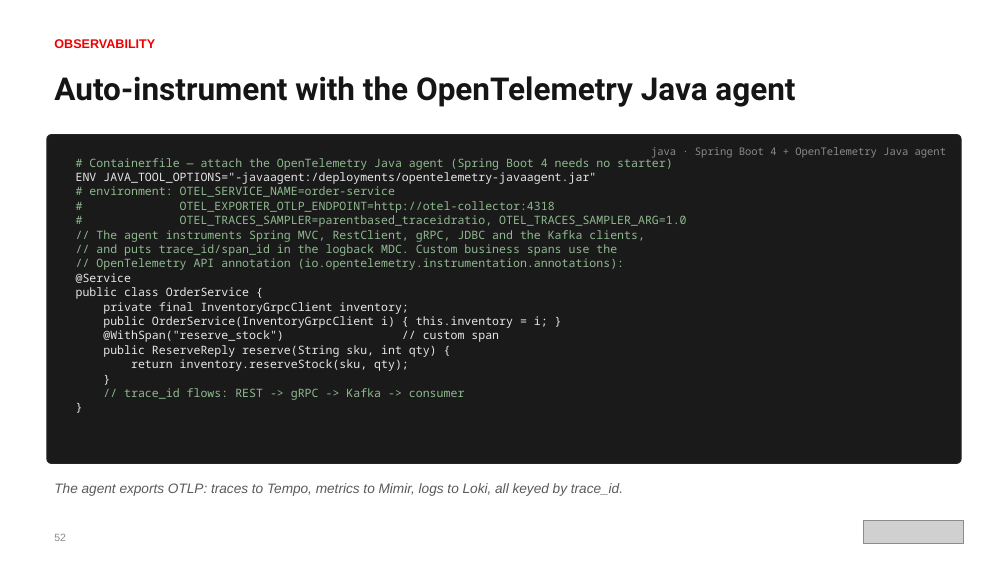
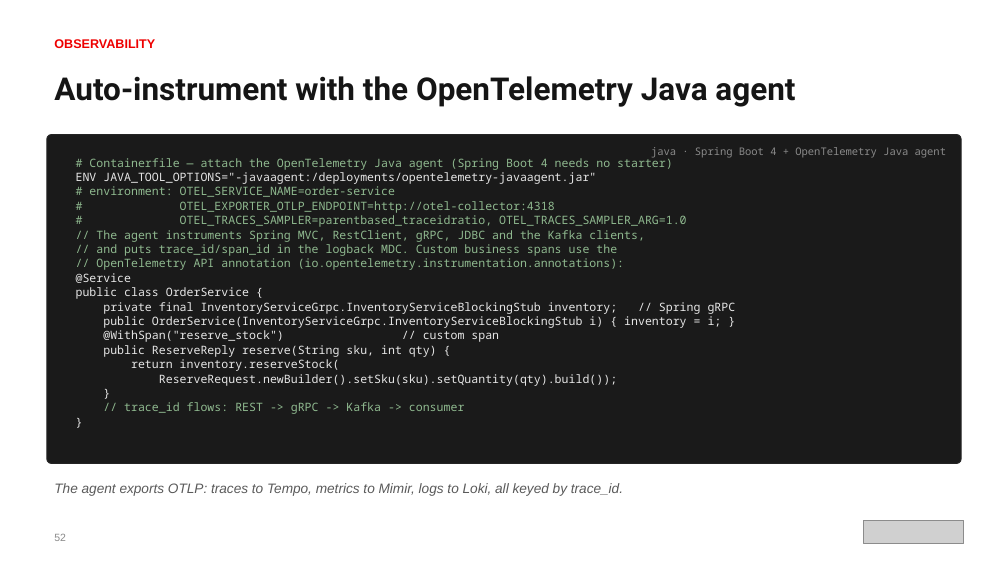
Before and after one commit to patterncatalyst/cloud-native-design-patterns, a slide deck: slide 64 of lgtm-presentation/Designing-Cloud-Native-APIs-Spring.pptx. Drawn at 1008x567 pixels with LibreOffice and Linux fonts; fonts in the diff are those of the drawing; grey boxes stand for pictures. Boxes give left, top, right and bottom in pixels: in the first picture for what was removed or moved away, otherwise in the second. Text is boxed around its words. In the diff, an @@ line names an element or a change of style, - is before the commit and + after.

```diff
--- a/lgtm-presentation/Designing-Cloud-Native-APIs-Spring.pptx
+++ b/lgtm-presentation/Designing-Cloud-Native-APIs-Spring.pptx
@@ text at (103, 302, 736, 328): text changed @@
-private final InventoryGrpcClient inventory;
-public OrderService(InventoryGrpcClient i) { this.inventory = i; }
+private final InventoryServiceGrpc.InventoryServiceBlockingStub inventory; // Spring gRPC
+public OrderService(InventoryServiceGrpc.InventoryServiceBlockingStub i) { inventory = i; }
@@ text at (131, 359, 617, 386): text changed @@
-return inventory.reserveStock(sku, qty);
+return inventory.reserveStock(
+ReserveRequest.newBuilder().setSku(sku).setQuantity(qty).build());
```
Also in this commit, not shown: 2 other slides changed, 2 other files.
